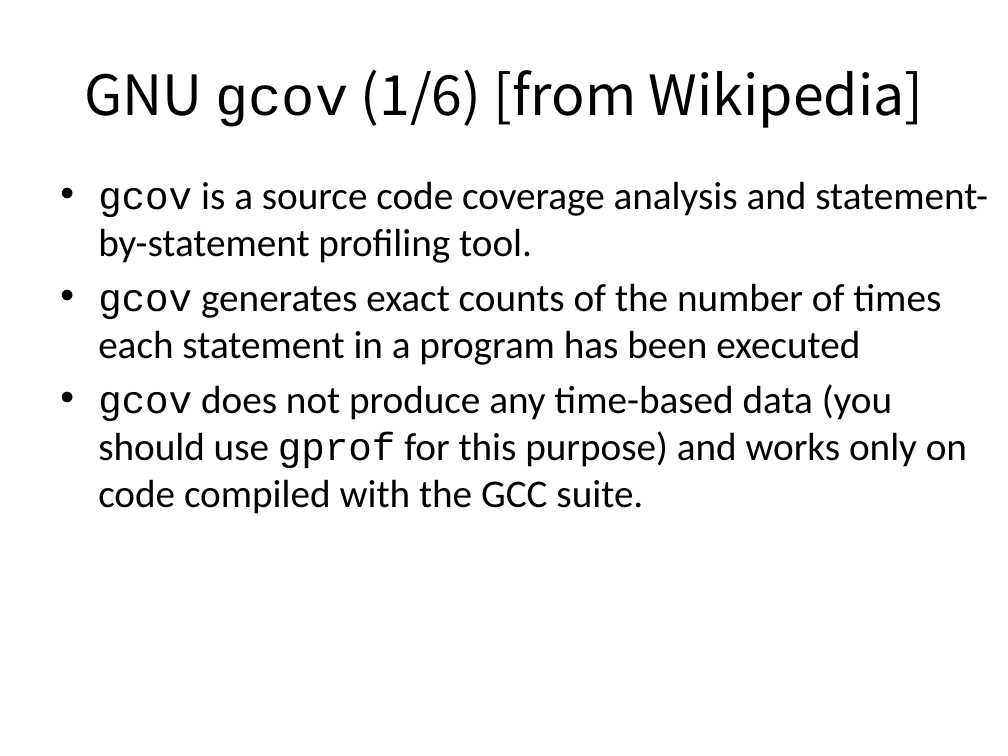
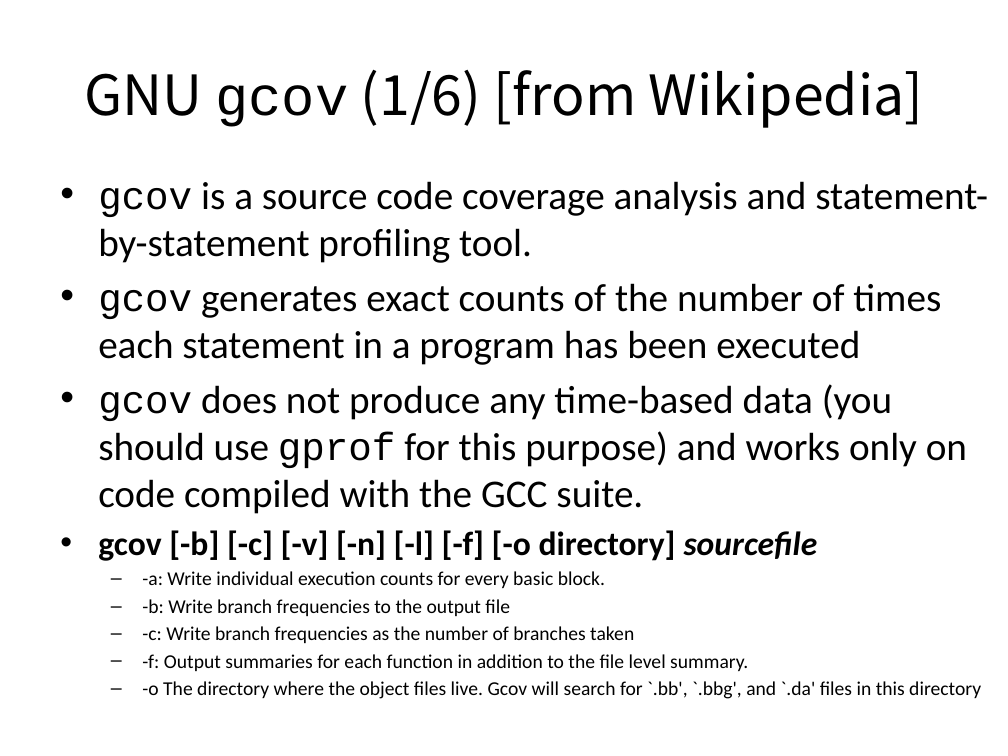
Before and after one commit to swtv-kaist/cs458-spring23, a slide deck: slide 1 of 2-coverage/lec6-gcov-llvm-cov-v5.pptx. Drawn at 1008x756 pixels with LibreOffice and Linux fonts; fonts in the diff are those of the drawing. Boxes give left, top, right and bottom in pixels: in the first picture for what was removed or moved away, otherwise in the second. Text is boxed around its words. In the diff, an @@ line names an element or a change of style, - is before the commit and + after.

```diff
--- a/2-coverage/lec6-gcov-llvm-cov-v5.pptx
+++ b/2-coverage/lec6-gcov-llvm-cov-v5.pptx
@@ text at (98, 530, 981, 699): paragraphs added @@
+• gcov [-b] [-c] [-v] [-n] [-l] [-f] [-o directory] sourcefile
+  – -a: Write individual execution counts for every basic block.
+  – -b: Write branch frequencies to the output file
+  – -c: Write branch frequencies as the number of branches taken
+  – -f: Output summaries for each function in addition to the file level summary.
+  – -o The directory where the object files live. Gcov will search for `.bb', `.bbg', and `.da' files in this directory
```
Also in this commit, not shown: 1 other slide changed, 3 other files.
